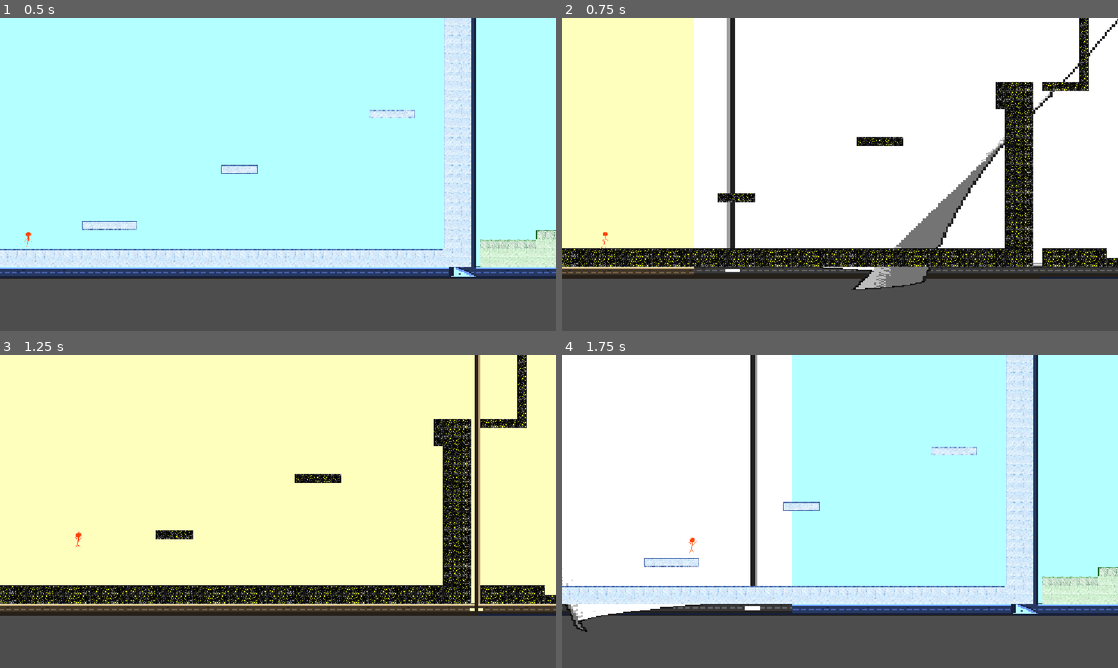
Above: before the commit, frames 1-4 (two rows, left to right).
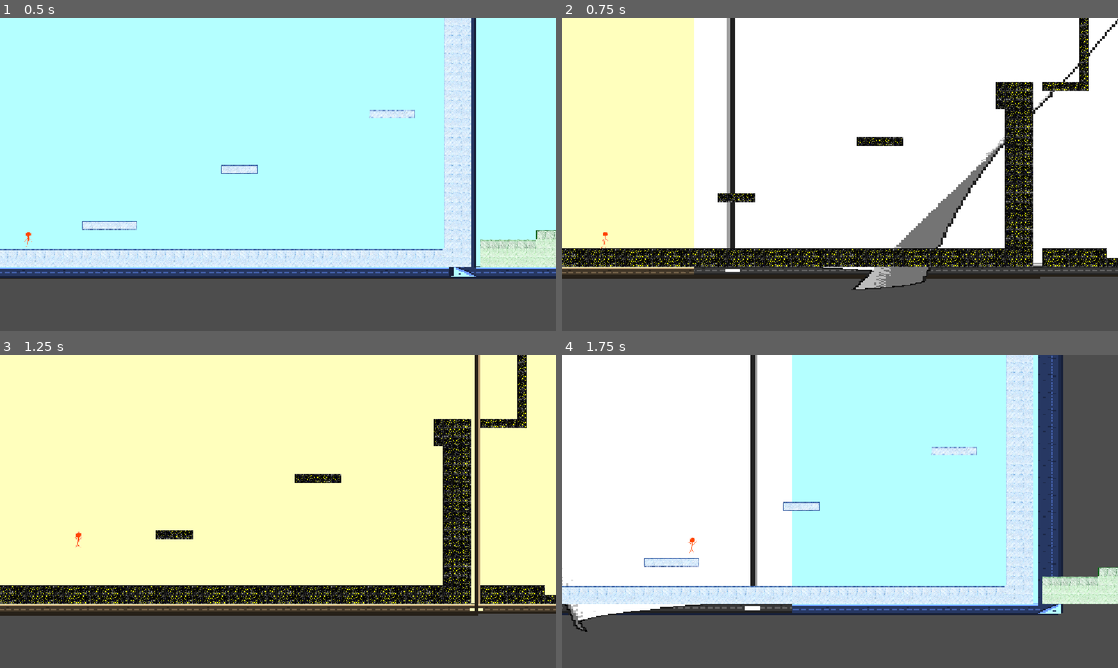
Above: after the commit, the same moments.

Repository: benjaminChambo/game-jamimag
Game: Godot game, scene res://Scènes/SceneTestPrincipale.tscn
Two runs of this game, one before a commit and one after it. Both use one fixed random seed, a clock stepped at 60 frames per second and the inputs below.
Inputs:
- Up to frame 1 (0.5 s): no input
- Up to frame 2 (0.75 s): hold D (right_d) from 0.53 s (still down); tap P (turn_page_p) at 0.6 s
- Up to frame 3 (1.25 s): keep holding D (right_d); tap Space (space_jump) at 0.77 s
- Up to frame 4 (1.75 s): keep holding D (right_d); tap O (dash_o) at 1.35 s; tap Space (space_jump) at 1.52 s; tap P (turn_page_p) at 1.55 s

Frame 1 is identical in both runs. In frame 2, less than 0.1% of the frame differs, in the area x 86-100%, y 82-84%; in frame 3, less than 0.1%; in frame 4, 12%, in the area x 0-100%, y 0-84%.

Commit message:
Changements fonds

Diff:
--- a/Scènes/SceneTestPrincipale.tscn
+++ b/Scènes/SceneTestPrincipale.tscn
@@ -692,7 +692,7 @@
 tile_map_data = PackedByteArray("AADd/+D/AQABAAAAAADe/+D/AQABAAAAAADf/+D/AQABAAAAAADg/+D/AQABAAAAAADh/+D/AQABAAAAAADi/+ …(6928 unchanged characters)…
 tile_set = SubResource("TileSet_um2sp")
 
-[node name="FondFroid" type="Sprite2D" parent="Page1/TML_froid" unique_id=271851666]
+[node name="FondFroid1" type="Sprite2D" parent="Page1/TML_froid" unique_id=271851666]
 z_index = -1
 position = Vector2(-2616, -2819)
 scale = Vector2(8.704296, 3.6850557)
@@ -702,7 +702,7 @@
 tile_map_data = PackedByteArray("AADY/+D/AQADAAAAAADZ/+D/AQADAAAAAADa/+D/AQADAAAAAADb/+D/AQADAAAAAADc/+D/AQADAAAAAADd/+ …(6592 unchanged characters)…
 tile_set = SubResource("TileSet_nwg7s")
 
-[node name="FondChaud" type="Sprite2D" parent="Page1/TML_chaud" unique_id=1664838431]
+[node name="FondChaud1" type="Sprite2D" parent="Page1/TML_chaud" unique_id=1664838431]
 z_index = -2
 position = Vector2(860, -2821)
 scale = Vector2(8.657442, 3.6860814)
@@ -795,7 +795,7 @@
 tile_map_data = PackedByteArray("AAA8ANH/AQAAAAUAAAAMAOD/AQAFAAEAAAAMAOH/AQAFAAEAAADY/+D/AQAFAAEAAADY/+H/AQAFAAEAAADZ/+ …(25104 unchanged characters)…
 tile_set = SubResource("TileSet_um2sp")
 
-[node name="FondFroid" type="Sprite2D" parent="Page2/TML_froid" unique_id=1254991813]
+[node name="FondFroid2" type="Sprite2D" parent="Page2/TML_froid" unique_id=1254991813]
 z_index = -1
 position = Vector2(-2616, -2819)
 scale = Vector2(8.704296, 3.6850557)
@@ -805,7 +805,7 @@
 tile_map_data = PackedByteArray("AADY/+D/AgAAAAMAAADY/+H/AgAAAAMAAADZ/+D/AgAAAAMAAADZ/+H/AgAAAAMAAADa/+D/AgAAAAMAAADa/+ …(4816 unchanged characters)…
 tile_set = SubResource("TileSet_nwg7s")
 
-[node name="FondChaud" type="Sprite2D" parent="Page2/TML_chaud" unique_id=248533808]
+[node name="FondChaud2" type="Sprite2D" parent="Page2/TML_chaud" unique_id=248533808]
 z_index = -2
 position = Vector2(860, -2821)
 scale = Vector2(8.657442, 3.6860814)
@@ -898,7 +898,7 @@
 tile_map_data = PackedByteArray("AADY/+H/AQABAAUAAADZ/+D/AQABAAUAAADZ/+H/AQABAAUAAADX/9//AQABAAUAAADZ/9//AQABAAUAAADX/+ …(8608 unchanged characters)…
 tile_set = SubResource("TileSet_um2sp")
 
-[node name="FondFroid" type="Sprite2D" parent="Page3/TML_froid" unique_id=706023339]
+[node name="FondFroid3" type="Sprite2D" parent="Page3/TML_froid" unique_id=706023339]
 z_index = -1
 position = Vector2(-2616, -2819)
 scale = Vector2(8.704296, 3.6850557)
@@ -908,7 +908,7 @@
 tile_map_data = PackedByteArray("AADY/+D/AwACAAEAAADY/+H/AwACAAEAAADZ/+D/AwACAAEAAADZ/+H/AwACAAEAAAAOAOD/AwACAAEAAAAOAO …(8368 unchanged characters)…
 tile_set = SubResource("TileSet_nwg7s")
 
-[node name="FondChaud" type="Sprite2D" parent="Page3/TML_chaud" unique_id=763746430]
+[node name="FondChaud3" type="Sprite2D" parent="Page3/TML_chaud" unique_id=763746430]
 z_index = -2
 position = Vector2(860, -2821)
 scale = Vector2(8.657442, 3.6860814)
@@ -1001,7 +1001,7 @@
 tile_map_data = PackedByteArray("AAD1/9j/AQABAAEAAAD1/9f/AQABAAEAAAD1/9b/AQABAAEAAAD1/9X/AQABAAEAAAD1/9T/AQABAAEAAAD1/9 …(32016 unchanged characters)…
 tile_set = SubResource("TileSet_um2sp")
 
-[node name="FondFroid" type="Sprite2D" parent="Page4/TML_froid" unique_id=445601879]
+[node name="FondFroid4" type="Sprite2D" parent="Page4/TML_froid" unique_id=445601879]
 z_index = -1
 position = Vector2(-2616, -2819)
 scale = Vector2(8.704296, 3.6850557)
@@ -1011,7 +1011,7 @@
 tile_map_data = PackedByteArray("AAAOAOD/AQADAAAAAAAOAOH/AQADAAAAAAAPAOD/AQADAAAAAAAPAOH/AQADAAAAAAAQAOD/AQADAAAAAAARAO …(11952 unchanged characters)…
 tile_set = SubResource("TileSet_nwg7s")
 
-[node name="FondChaud" type="Sprite2D" parent="Page4/TML_chaud" unique_id=1587462365]
+[node name="FondChaud4" type="Sprite2D" parent="Page4/TML_chaud" unique_id=1587462365]
 z_index = -2
 position = Vector2(860, -2821)
 scale = Vector2(8.657442, 3.6860814)
@@ -1104,7 +1104,7 @@
 tile_map_data = PackedByteArray("AADX/8r/AQAFAAEAAADY/8r/AQAFAAEAAADZ/8r/AQAFAAEAAADa/8r/AQAFAAEAAADb/8r/AQAFAAEAAADc/8 …(9648 unchanged characters)…
 tile_set = SubResource("TileSet_um2sp")
 
-[node name="FondFroid" type="Sprite2D" parent="Page5/TML_froid" unique_id=1610968781]
+[node name="FondFroid5" type="Sprite2D" parent="Page5/TML_froid" unique_id=1610968781]
 z_index = -1
 position = Vector2(-2616, -2819)
 scale = Vector2(8.704296, 3.6850557)
@@ -1114,7 +1114,7 @@
 tile_map_data = PackedByteArray("AADk/9f/AgABAAAAAFDk/9j/AgAAAAAAAFDk/9n/AgAAAAAAAFDk/9r/AgACAAAAAFDz/9T/AgAAAAAAAGDz/9 …(3664 unchanged characters)…
 tile_set = SubResource("TileSet_nwg7s")
 
-[node name="FondChaud" type="Sprite2D" parent="Page5/TML_chaud" unique_id=755662331]
+[node name="FondChaud5" type="Sprite2D" parent="Page5/TML_chaud" unique_id=755662331]
 z_index = -2
 position = Vector2(860, -2821)
 scale = Vector2(8.657442, 3.6860814)
@@ -1210,7 +1210,7 @@
 tile_map_data = PackedByteArray("AADd/97/AQABAAUAAADd/9//AQABAAUAAADd/+D/AQABAAUAAADd/+H/AQABAAUAAADX/97/AQABAAUAAADX/9 …(2224 unchanged characters)…
 tile_set = SubResource("TileSet_um2sp")
 
-[node name="FondFroid" type="Sprite2D" parent="Page6/TML_froid" unique_id=1144846265]
+[node name="FondFroid6" type="Sprite2D" parent="Page6/TML_froid" unique_id=1144846265]
 z_index = -1
 position = Vector2(-2616, -2819)
 scale = Vector2(8.704296, 3.6850557)
@@ -1220,7 +1220,7 @@
 tile_map_data = PackedByteArray("AAAMAN7/AwACAAEAAAALAN7/AwACAAEAAAAKAN7/AwACAAEAAAAJAN7/AwACAAEAAAAIAN7/AwACAAEAAAAHAN …(2928 unchanged characters)…
 tile_set = SubResource("TileSet_nwg7s")
 
-[node name="FondChaud" type="Sprite2D" parent="Page6/TML_chaud" unique_id=377733960]
+[node name="FondChaud6" type="Sprite2D" parent="Page6/TML_chaud" unique_id=377733960]
 z_index = -2
 position = Vector2(860, -2821)
 scale = Vector2(8.657442, 3.6860814)
@@ -1313,7 +1313,7 @@
 tile_map_data = PackedByteArray("AADu/8b/AQABAAUAAADu/8f/AQABAAUAAADu/8j/AQABAAUAAADu/8n/AQABAAUAAADu/8r/AQABAAUAAADu/8 …(2080 unchanged characters)…
 tile_set = SubResource("TileSet_um2sp")
 
-[node name="FondFroid" type="Sprite2D" parent="Page7/TML_froid" unique_id=1475516764]
+[node name="FondFroid7" type="Sprite2D" parent="Page7/TML_froid" unique_id=1475516764]
 z_index = -1
 position = Vector2(-2616, -2819)
 scale = Vector2(8.704296, 3.6850557)
@@ -1323,7 +1323,7 @@
 tile_map_data = PackedByteArray("AAAMAN7/AwACAAEAAAALAN7/AwACAAEAAAAKAN7/AwACAAEAAAAJAN7/AwACAAEAAAAIAN7/AwACAAEAAAAHAN …(2240 unchanged characters)…
 tile_set = SubResource("TileSet_nwg7s")
 
-[node name="FondChaud" type="Sprite2D" parent="Page7/TML_chaud" unique_id=463260440]
+[node name="FondChaud7" type="Sprite2D" parent="Page7/TML_chaud" unique_id=463260440]
 z_index = -2
 position = Vector2(860, -2821)
 scale = Vector2(8.657442, 3.6860814)
--- a/scripts/levels/niveau_test.gd
+++ b/scripts/levels/niveau_test.gd
@@ -1,6 +1,7 @@
 extends Node2D
 
 var stop = false
+var page = 1
 # Called when the node enters the scene tree for the first time.
 func _ready():
 	map_2.set_enabled(false)
@@ -15,6 +16,7 @@
 
 func _stop():
 	stop = true
+	page += 1
 	await get_tree().create_timer(4.5).timeout
 	stop = false
 
@@ -48,15 +50,58 @@
 			$PageTurnSFX6.play()
 		sfx_number = randi_range(1,6)
 
+		hide_all()
+
 		if currentTile == 1:
 			currentTile = 2
 			map_1.set_enabled(false)
 			map_2.set_enabled(true)
-			$TML_froid/FondFroid.z_index = -2
-			$TML_chaud/FondChaud.z_index = -1
+			if page == 1:
+				get_node("../Page1/TML_chaud/FondChaud1").show()
+			elif page == 2:
+				get_node("../Page2/TML_chaud/FondChaud2").show()
+			elif page == 3:
+				get_node("../Page3/TML_chaud/FondChaud3").show()
+			elif page == 4:
+				get_node("../Page4/TML_chaud/FondChaud4").show()
+			elif page == 5:
+				get_node("../Page5/TML_chaud/FondChaud5").show()
+			elif page == 6:
+				get_node("../Page6/TML_chaud/FondChaud6").show()
+			else:
+				get_node("../Page7/TML_chaud/FondChaud7").show()
 		elif currentTile == 2:
 			currentTile = 1
 			map_2.set_enabled(false)
 			map_1.set_enabled(true)
-			$TML_chaud/FondChaud.z_index = -2
-			$TML_froid/FondFroid.z_index = -1
+			if page == 1:
+				get_node("../Page1/TML_froid/FondFroid1").show()
+			elif page == 2:
+				get_node("../Page2/TML_froid/FondFroid2").show()
+			elif page == 3:
+				get_node("../Page3/TML_froid/FondFroid3").show()
+			elif page == 4:
+				get_node("../Page4/TML_froid/FondFroid4").show()
+			elif page == 5:
+				get_node("../Page5/TML_froid/FondFroid5").show()
+			elif page == 6:
+				get_node("../Page6/TML_froid/FondFroid6").show()
+			else:
+				get_node("../Page7/TML_froid/FondFroid7").show()
+
+
+func hide_all():
+	get_node("../Page1/TML_chaud/FondChaud1").hide()
+	get_node("../Page1/TML_froid/FondFroid1").hide()
+	get_node("../Page2/TML_chaud/FondChaud2").hide()
+	get_node("../Page2/TML_froid/FondFroid2").hide()
+	get_node("../Page3/TML_chaud/FondChaud3").hide()
+	get_node("../Page3/TML_froid/FondFroid3").hide()
+	get_node("../Page4/TML_chaud/FondChaud4").hide()
+	get_node("../Page4/TML_froid/FondFroid4").hide()
+	get_node("../Page5/TML_chaud/FondChaud5").hide()
+	get_node("../Page5/TML_froid/FondFroid5").hide()
+	get_node("../Page6/TML_chaud/FondChaud6").hide()
+	get_node("../Page6/TML_froid/FondFroid6").hide()
+	get_node("../Page7/TML_chaud/FondChaud7").show()
+	get_node("../Page7/TML_froid/FondFroid7").hide()
